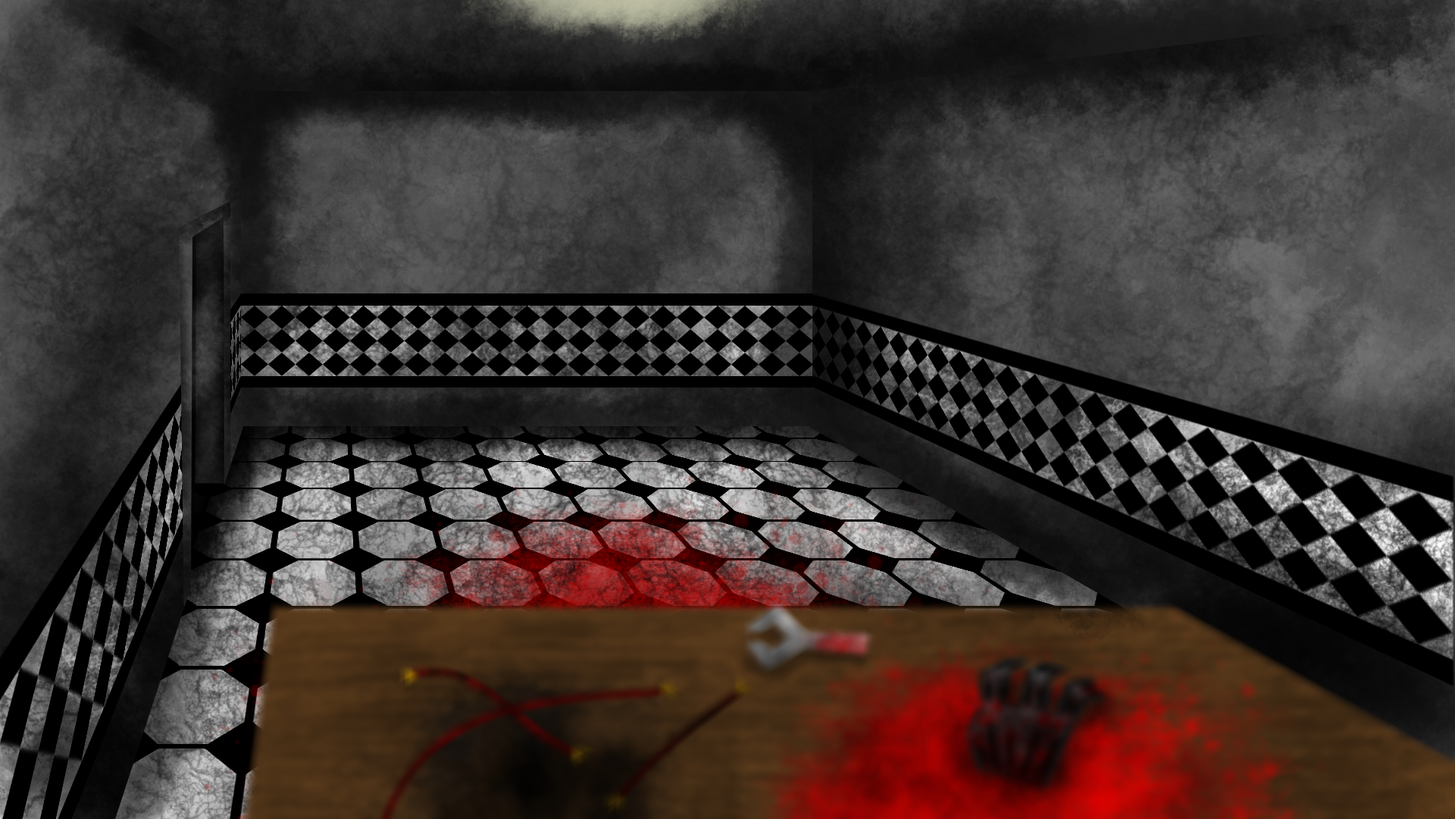
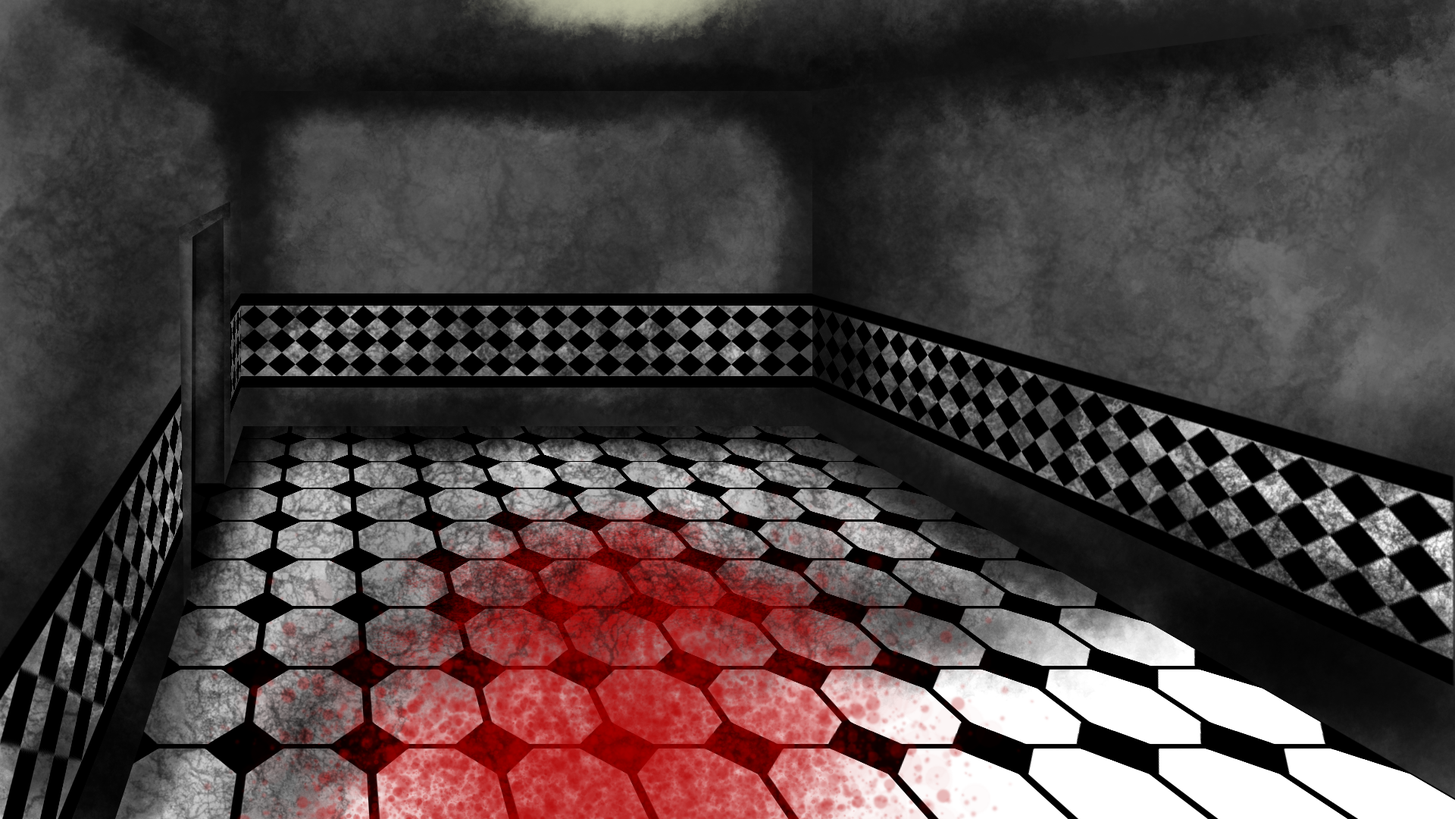
Revision of a layered w=1455, h=819 image; what changed, layer by layer:
painted on "Paint Layer 28" over [241, 598, 1455, 819]
removed layer "Copy of detalhes Merged" over [241, 598, 1455, 819]
painted on "Paint Layer 26" over [259, 598, 1068, 680]
painted on "Paint Layer 3" (2nd of 3, in "paredeEsqyerda" › "bordaSup e Parede" › "quadriculado") over [241, 601, 292, 819]
painted on "Paint Layer 2" (2nd of 4, in "paredeEsqyerda" › "bordaSup e Parede" › "quadriculado") over [241, 601, 292, 819]
painted on "Paint Layer 1" (3rd of 5, in "paredeEsqyerda" › "bordaSup e Parede" › "quadriculado") over [241, 601, 292, 819]
painted on "Paint Layer 29" over [241, 601, 583, 819]
painted on "parede" over [241, 601, 292, 819]
painted on "Paint Layer 35" over [266, 601, 340, 631]
painted on "Paint Layer 40" over [679, 598, 1455, 819]
painted on "Paint Layer 3" (3rd of 3, in "paredeDireita" › "quadriculado") over [776, 599, 1400, 728]
painted on "Paint Layer 2" (3rd of 4, in "paredeDireita" › "quadriculado") over [776, 599, 1400, 728]
painted on "Paint Layer 1" (4th of 5, in "paredeDireita" › "quadriculado") over [776, 599, 1400, 728]
painted on "Paint Layer 32" over [679, 598, 1455, 777]
painted on "Paint Layer 31" over [533, 598, 1455, 819]
painted on "Paint Layer 2" (4th of 4, in "paredeDireita") over [773, 598, 1455, 819]
painted on "Paint Layer 33" over [241, 598, 1165, 819]
painted on "Paint Layer 34" over [241, 598, 1262, 819]
painted on "Paint Layer 1" (5th of 5, in "chao") over [241, 598, 1455, 819]
painted on "Paint Layer 5" over [241, 598, 1455, 819]
painted on "Paint Layer 4" over [241, 598, 1455, 819]
